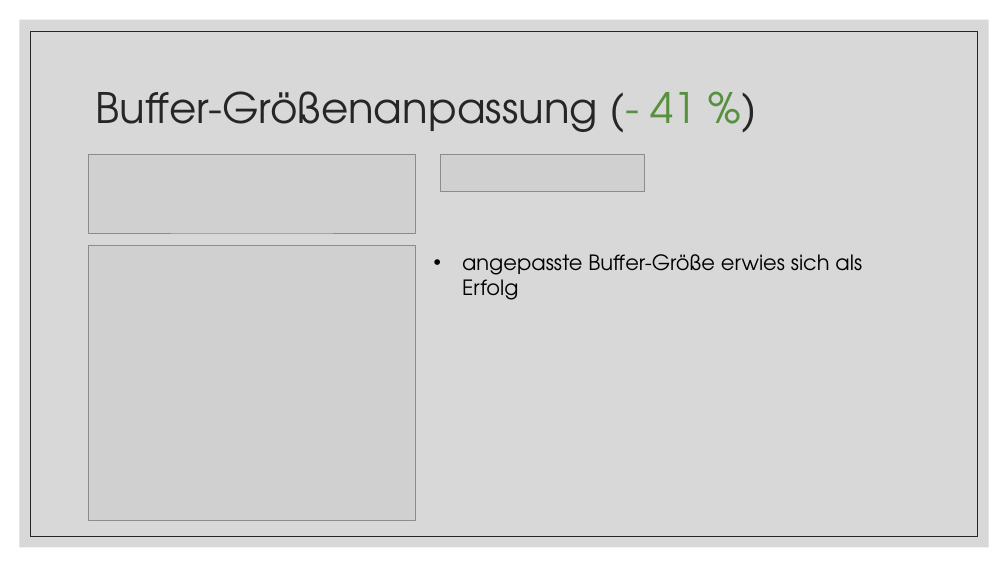
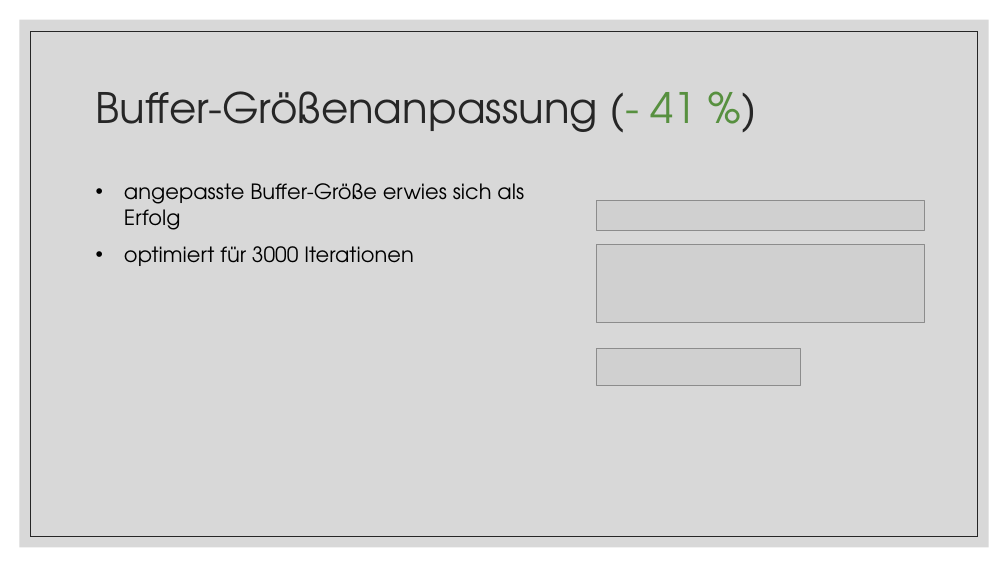
Before and after one commit to tobixdev/TUWien_WS20_EfficientPrograms, a slide deck: slide 5 of Conway’s Game of Life.pptx. Drawn at 1008x567 pixels with LibreOffice and Linux fonts; fonts in the diff are those of the drawing; grey boxes stand for pictures. Boxes give left, top, right and bottom in pixels: in the first picture for what was removed or moved away, otherwise in the second. Text is boxed around its words. In the diff, an @@ line names an element or a change of style, - is before the commit and + after.

```diff
--- a/Conway’s Game of Life.pptx
+++ b/Conway’s Game of Life.pptx
@@ text "angepasste Buffer-Größe erwies sich als ...": place and size @@
-text "angepasste Buffer-Größe erwies sich als ..." at (462, 254, 862, 300)
+text "angepasste Buffer-Größe erwies sich als ..." at (124, 183, 524, 266)
@@ picture: place and size @@
-picture at (88, 245, 416, 520)
+picture at (597, 201, 925, 231)
@@ text at (124, 246, 414, 266): paragraph added @@
+• optimiert für 3000 Iterationen
@@ picture: place and size @@
-picture at (88, 154, 416, 233)
+picture at (597, 244, 925, 323)
@@ picture: place and size @@
-picture at (440, 154, 644, 191)
+picture at (597, 349, 802, 386)
```
Also in this commit, not shown: 13 other slides changed.
